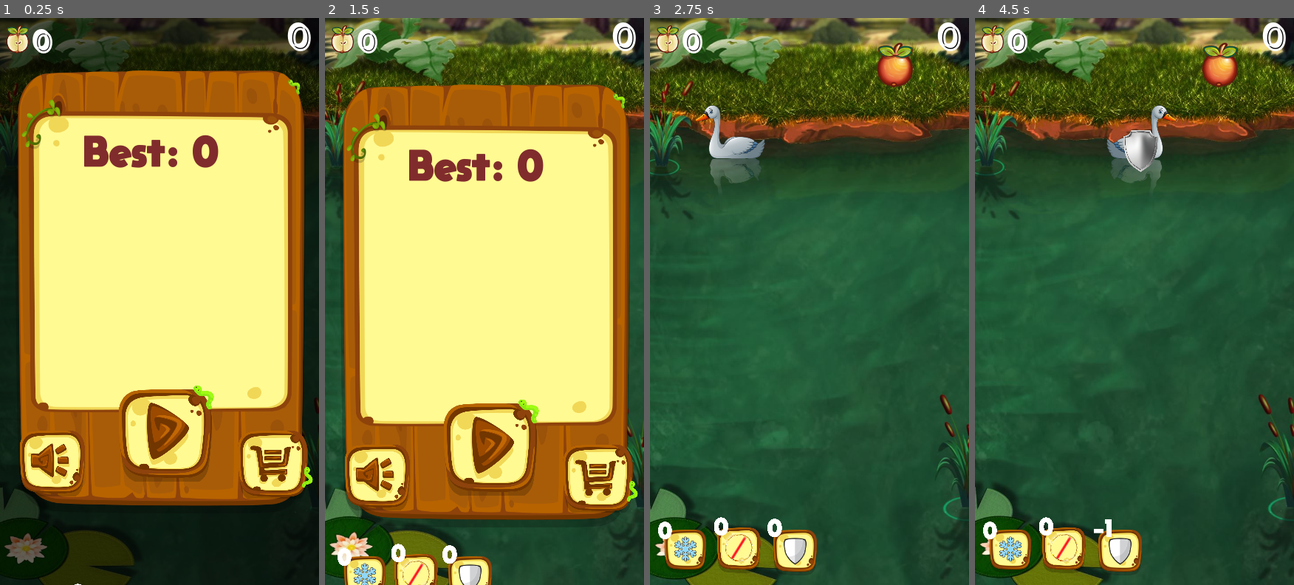
Above: before the commit, frames 1-4 (left to right).
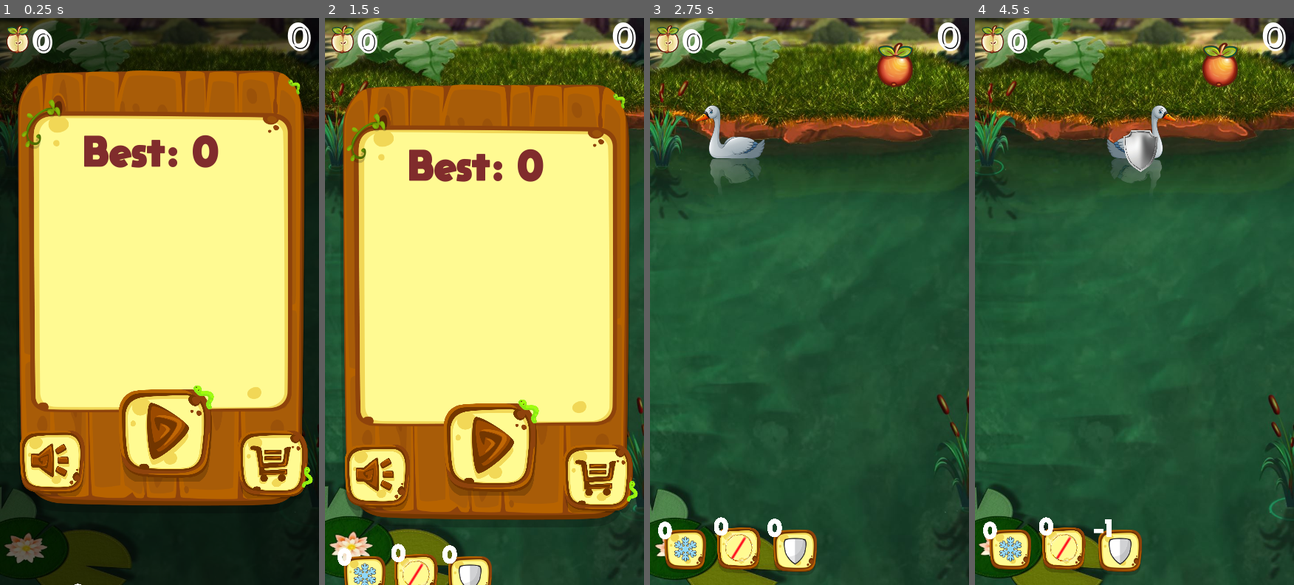
Above: after the commit, the same moments.

Repository: BotibaGameDev/Duck
Game: Godot game, scene res://stages/gameStage.tscn
The game is run twice, just before and just after one commit, with the same random seed, the same clock (stepped at 60 frames per second) and the same inputs.
Inputs (mouse positions are in pixels of both pictures, inside the frame that each line leads up to):
- Up to frame 1 (0.25 s): no input
- Up to frame 2 (1.5 s): click (490, 437) at 0.5 s; click (490, 431) at 1.25 s
- Up to frame 3 (2.75 s): click "0" at 2 s
- Up to frame 4 (4.5 s): click "0" at 2.75 s; click "0" at 3.5 s; click "-1" at 4.25 s

The runs differ from the first frame. In frame 1, 0.4% of the frame differs, in the area x 0-100%, y 0-100%; in frame 2, 2.0%; in frame 3, 3.3%; in frame 4, 3.4%.

Commit message:
Slow is a Proc now
still needs some work ( like it's still depending on the "slowducks" button till now but we can leave it just like that and no one will notice )

Diff:
--- a/scenes/Levels/Level1/Level1.tscn
+++ b/scenes/Levels/Level1/Level1.tscn
@@ -25,9 +25,9 @@
 duckSpeedRandMax = 100
 bossHealth = 5
 
-[node name="fruitContainer" type="Node" parent="."]
+[node name="fruitContainer" type="Node2D" parent="."]
 
-[node name="duckContainer" type="Node" parent="."]
+[node name="duckContainer" type="Node2D" parent="."]
 
 [node name="halfFruitContainer" type="Node" parent="."]
 
--- a/scenes/screenShake.tscn
+++ b/scenes/screenShake.tscn
@@ -14,6 +14,5 @@
 [node name="Frequency" type="Timer" parent="."]
 
 [node name="Duration" type="Timer" parent="."]
-
 [connection signal="timeout" from="Frequency" to="." method="_on_Frequency_timeout"]
 [connection signal="timeout" from="Duration" to="." method="_on_Duration_timeout"]
--- /dev/null
+++ b/scenes/slow activated.tscn
@@ -0,0 +1,48 @@
+[gd_scene load_steps=3 format=2]
+
+[ext_resource path="res://sprites/freez.png" type="Texture" id=1]
+
+[sub_resource type="Animation" id=1]
+resource_name = "slow activated"
+length = 1.5
+tracks/0/type = "value"
+tracks/0/path = NodePath(".:modulate")
+tracks/0/interp = 1
+tracks/0/loop_wrap = true
+tracks/0/imported = false
+tracks/0/enabled = true
+tracks/0/keys = {
+"times": PoolRealArray( 0, 0.5, 1, 1.5 ),
+"transitions": PoolRealArray( 1, 1, 1, 1 ),
+"update": 0,
+"values": [ Color( 1, 1, 1, 0 ), Color( 1, 1, 1, 1 ), Color( 1, 1, 1, 1 ), Color( 1, 1, 1, 0 ) ]
+}
+tracks/1/type = "value"
+tracks/1/path = NodePath(".:scale")
+tracks/1/interp = 1
+tracks/1/loop_wrap = true
+tracks/1/imported = false
+tracks/1/enabled = true
+tracks/1/keys = {
+"times": PoolRealArray( 0, 0.5, 1, 1.5 ),
+"transitions": PoolRealArray( 1, 1, 1, 1 ),
+"update": 0,
+"values": [ Vector2( 0.2, 0.2 ), Vector2( 1, 1 ), Vector2( 1.05, 1.05 ), Vector2( 0.2, 0.2 ) ]
+}
+
+[node name="slow activated" type="Node2D"]
+
+[node name="icon" type="Node2D" parent="."]
+editor/display_folded = true
+modulate = Color( 1, 1, 1, 0 )
+position = Vector2( 72.022, 122.991 )
+scale = Vector2( 0.2, 0.2 )
+__meta__ = {
+"_edit_group_": true
+}
+
+[node name="Sprite" type="Sprite" parent="icon"]
+texture = ExtResource( 1 )
+
+[node name="animation" type="AnimationPlayer" parent="icon"]
+"anims/slow activated" = SubResource( 1 )
--- a/scripts/Level1/Level1.gd
+++ b/scripts/Level1/Level1.gd
@@ -68,6 +68,8 @@
 	duckcount +=1
 	randomize()
 	var duckSpeed = rand_range(duckSpeedRandMin,duckSpeedRandMax)
+	if get_node("/root/Main").slowBonus == true :
+		duckSpeed -= 50
 	var newDuck = scnDuck.instance()
 	if duckContainer.get_child_count() == 0:
 		newDuck.position.y = 60
--- a/scripts/fruitCollision.gd
+++ b/scripts/fruitCollision.gd
@@ -1,6 +1,7 @@
 extends Area2D
 onready var imuneActivated_scn = preload("res://scenes/imune activated.tscn")
 onready var gunActivated_scn = preload("res://scenes/gun activated.tscn")
+onready var slowActivated_scn = preload("res://scenes/slow activated.tscn")
 var proc
 
 func _ready():
@@ -26,7 +27,13 @@
 			get_node("/root/Main/background/Swamp/Fading").play("fade for bonus")
 			get_node("/root/Main").add_child(gunActivated_scn.instance())
 			get_node("/root/Main/gun activated/GUN/animation").play("gun activated")
-
+		if proc == 3 and get_node("/root/Main").bonusOn == false and get_node("/root/Main").slowBonus == false:
+			get_node("/root/Main").bonusOn = true
+			get_node("/root/Main").slowBonus = true
+			get_node("/root/Main/Buttons/slowDucks").activate()
+			get_node("/root/Main/background/Swamp/Fading").play("fade for bonus")
+			get_node("/root/Main").add_child(slowActivated_scn.instance())
+			get_node("/root/Main/slow activated/icon/animation").play("slow activated")
 
 		get_node("/root/Main").lazerBonus = false
 		get_node("/root/Main/sounds").get_child(2).play()
--- a/scripts/slowDucks.gd
+++ b/scripts/slowDucks.gd
@@ -55,4 +55,5 @@
 func _on_Timer_timeout():
 	get_node("/root/Main").slowBonus = false
 	desactivate()
+	get_node("/root/Main").bonusOn = false
 	pass
--- a/stages/gameStage.tscn
+++ b/stages/gameStage.tscn
@@ -228,9 +228,10 @@
 modulate = Color( 0.380392, 0.380392, 0.380392, 1 )
 
 [node name="Swamp" parent="background" instance=ExtResource( 2 )]
+editor/display_folded = true
 scale = Vector2( 0.199901, 0.199901 )
 z_index = -4
-frame = 115
+frame = 18
 
 [node name="Fading" type="AnimationPlayer" parent="background/Swamp"]
 anims/Fade = SubResource( 1 )
@@ -276,7 +277,6 @@
 z_index = 2
 
 [node name="slowDucks" type="Button" parent="Buttons"]
-editor/display_folded = true
 margin_left = 11.0
 margin_top = 260.0
 margin_right = 126.0
@@ -295,7 +295,7 @@
 anims/pressed = SubResource( 8 )
 
 [node name="Timer" type="Timer" parent="Buttons/slowDucks"]
-wait_time = 3.0
+wait_time = 6.0
 one_shot = true
 
 [node name="Label" type="Label" parent="Buttons/slowDucks"]
